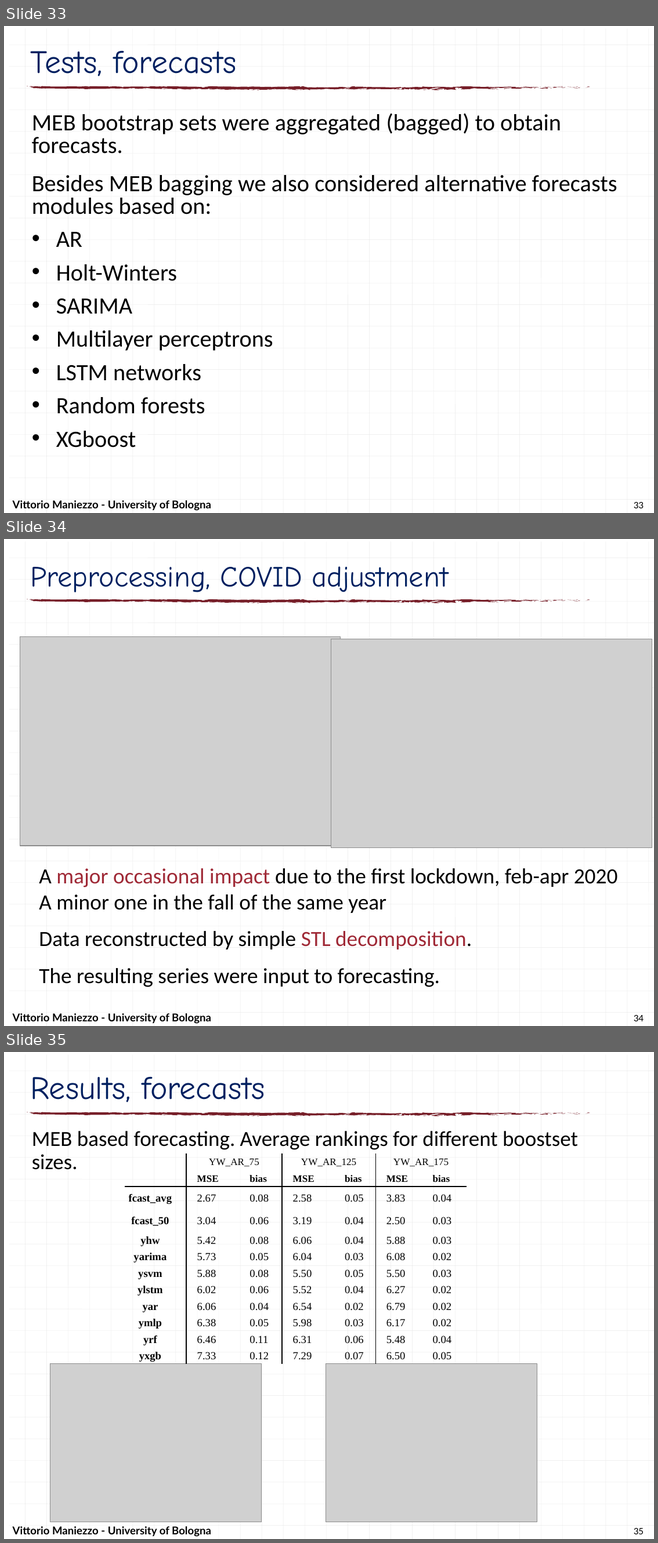
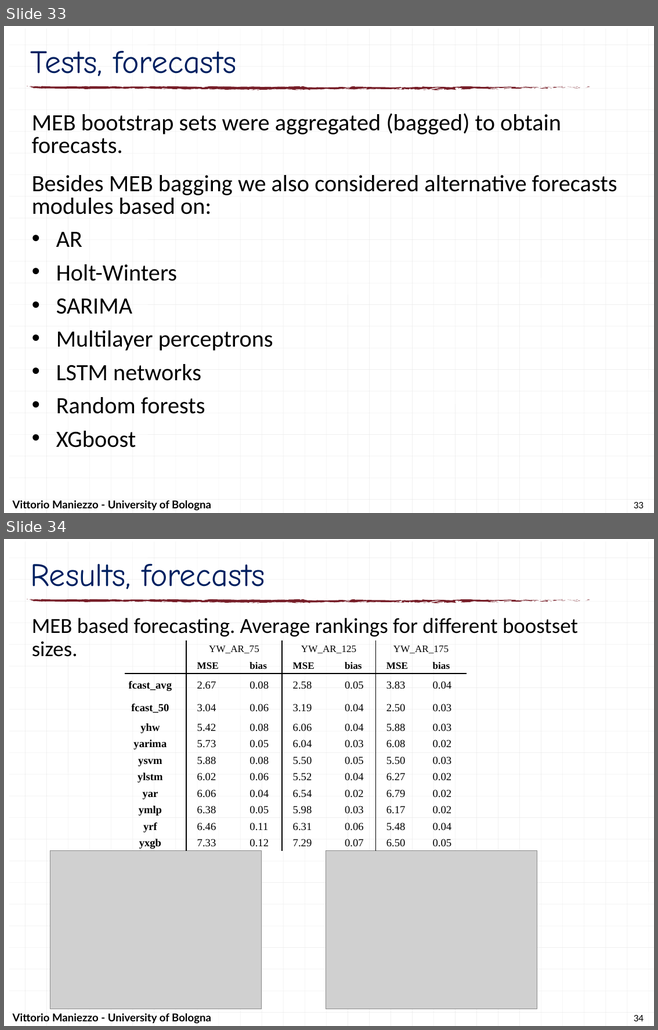
Before and after one commit to maniezzo/GDOforecast, a slide deck: doc/Schedulingseminar/schedulingSeminarXdock.pptx. Shown one above the other, each under a label of ours: slides 33, 34 and 35 before the commit, slides 33 and 34 after it. The pictures are 658x1543 and 658x1030 pixels, drawn with LibreOffice and Linux fonts; fonts in the diff are those of the drawing; grey boxes stand for pictures. Boxes give left, top, right and bottom in pixels: in the first picture for what was removed or moved away, otherwise in the second. Text is boxed around its words. In the diff, an @@ line names an element or a change of style, - is before the commit and + after.

```diff
--- a/doc/Schedulingseminar/schedulingSeminarXdock.pptx
+++ b/doc/Schedulingseminar/schedulingSeminarXdock.pptx
@@ slide 34 removed at [4, 539, 654, 1026], background #FFFFFF; not listed: 126 template elements that a slide beside it also shows @@
@@ title removed at [30, 566, 448, 592] @@
-Preprocessing, COVID adjustment
@@ picture removed at [20, 637, 340, 846] @@
@@ picture removed at [331, 639, 651, 848] @@
@@ text removed at [39, 868, 618, 987] @@
-A major occasional impact due to the first lockdown, feb-apr 2020
-A minor one in the fall of the same year
-Data reconstructed by simple STL decomposition.
-The resulting series were input to forecasting.
@@ text removed at [13, 1013, 211, 1024] @@
-Vittorio Maniezzo - University of Bologna
@@ page number removed at [633, 1015, 643, 1022] @@
-34
@@ what was slide 35 is now slide 34 @@
@@ page number at [633, 1015, 643, 1022]: text changed @@
-35
+34
```
Also in this commit, not shown: 4 slides changed.
